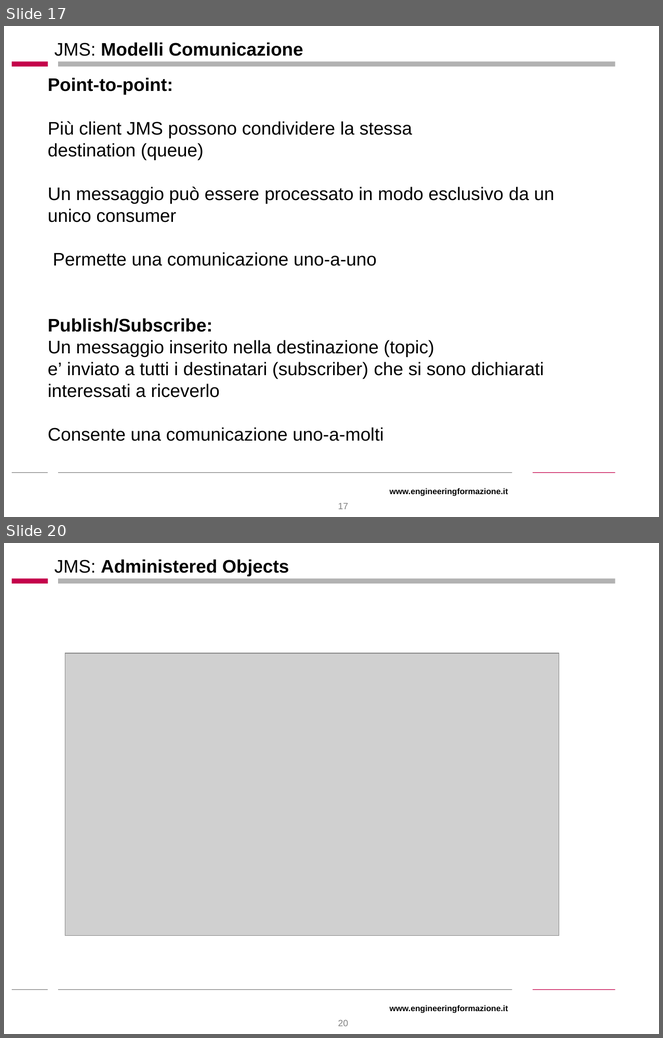
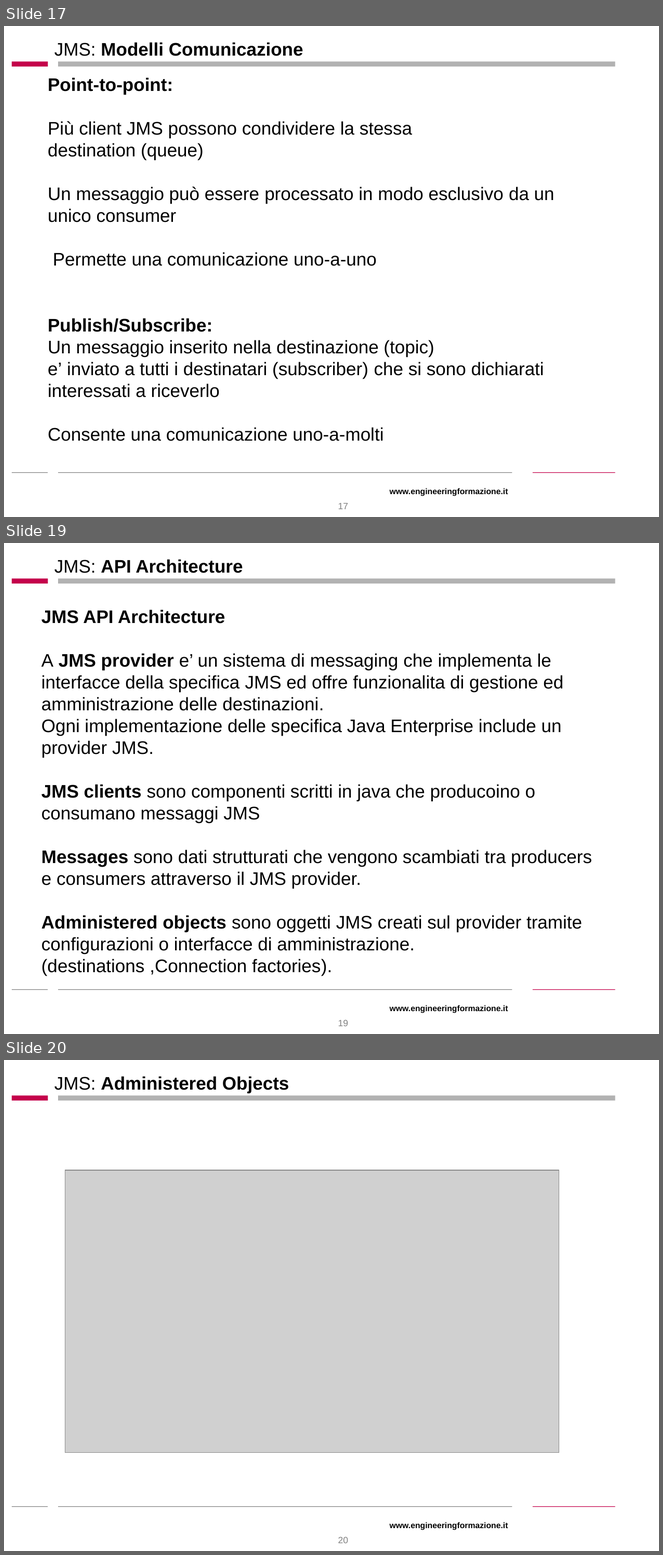
Before and after one commit to stefanofiorenza/SpringJ2EE, a slide deck: Docs/Slides/JMS.ppt. Shown one above the other, each under a label of ours: slides 17 and 20 before the commit, slides 17, 19 and 20 after it; the slides between them are not shown. The pictures are 663x1038 and 663x1555 pixels, drawn with LibreOffice and Linux fonts; fonts in the diff are those of the drawing; grey boxes stand for pictures; background and template pictures are left out. Boxes give left, top, right and bottom in pixels: in the first picture for what was removed or moved away, otherwise in the second. Text is boxed around its words. In the diff, an @@ line names an element or a change of style, - is before the commit and + after.

```diff
--- a/Docs/Slides/JMS.ppt
+++ b/Docs/Slides/JMS.ppt
@@ slide 19 added at [4, 543, 659, 1034], background #FFFFFF; not listed: 6 template elements that a slide beside it also shows @@
@@ title added at [54, 559, 243, 573], 20 pt, text #000000, bold @@
+JMS: API Architecture
@@ text added at [41, 610, 592, 976], 20 pt, text #000000 @@
+JMS API Architecture
+A JMS provider e’ un sistema di messaging che implementa le interfacce della specifica JMS ed offre funzionalita di gestione ed amministrazione delle destinazioni.
+Ogni implementazione delle specifica Java Enterprise include un provider JMS.
+JMS clients sono componenti scritti in java che producoino o consumano messaggi JMS
+Messages sono dati strutturati che vengono scambiati tra producers e consumers attraverso il JMS provider.
+Administered objects sono oggetti JMS creati sul provider tramite configurazioni o interfacce di amministrazione.
+(destinations ,Connection factories).
@@ page number added at [338, 1020, 348, 1027], 10 pt, text #808080 @@
+19
```
Also in this commit, not shown: 4 slides changed, 9 other slides added, 15 slides removed, 4 other files.
